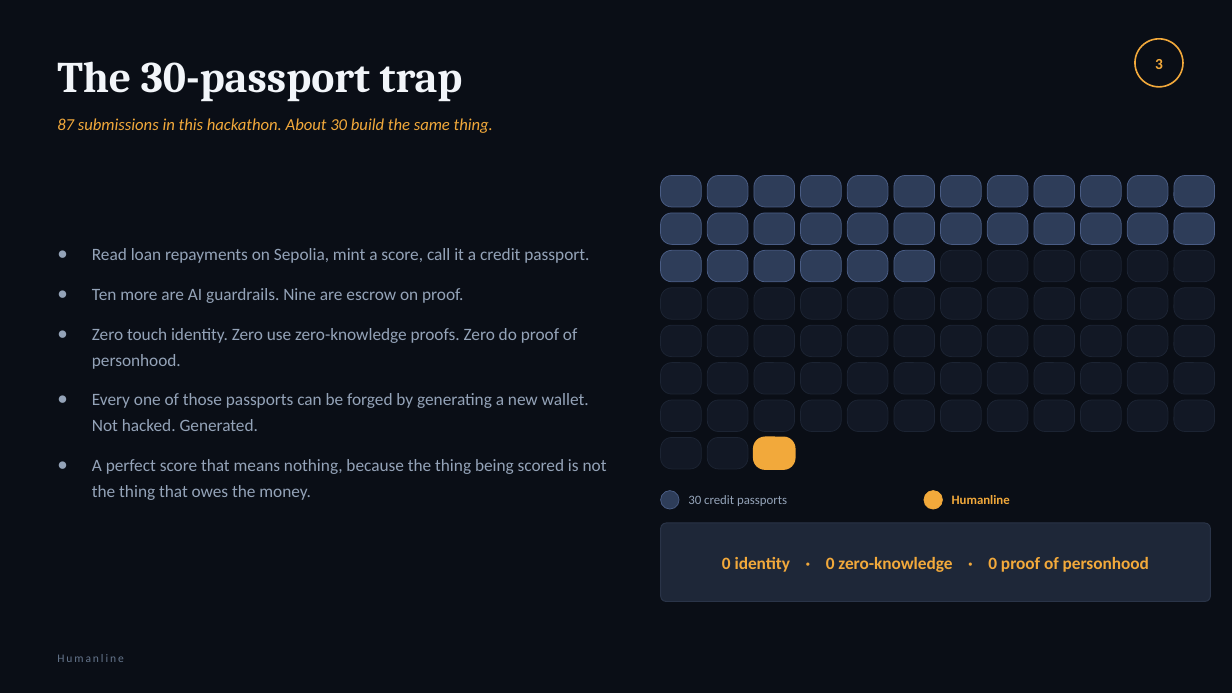
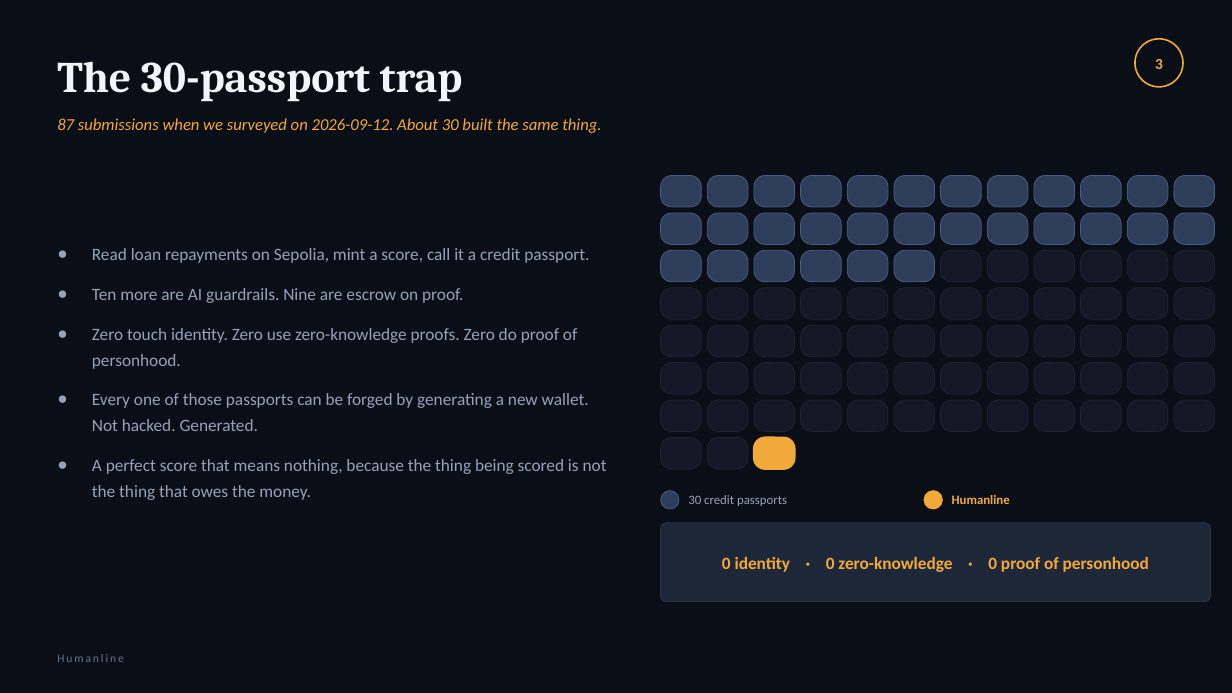
Before and after one commit to rajkaria/humanline, a slide deck: slide 3 of docs/deck.pptx. Drawn at 1232x693 pixels with LibreOffice and Linux fonts; fonts in the diff are those of the drawing. Boxes give left, top, right and bottom in pixels: in the first picture for what was removed or moved away, otherwise in the second. Text is boxed around its words. In the diff, an @@ line names an element or a change of style, - is before the commit and + after.

```diff
--- a/docs/deck.pptx
+++ b/docs/deck.pptx
@@ text at [57,118,601,133]: text changed @@
-87 submissions in this hackathon. About 30 build the same thing.
+87 submissions when we surveyed on 2026-09-12. About 30 built the same thing.
```
Also in this commit, not shown: 3 other slides changed, 6 other files.
